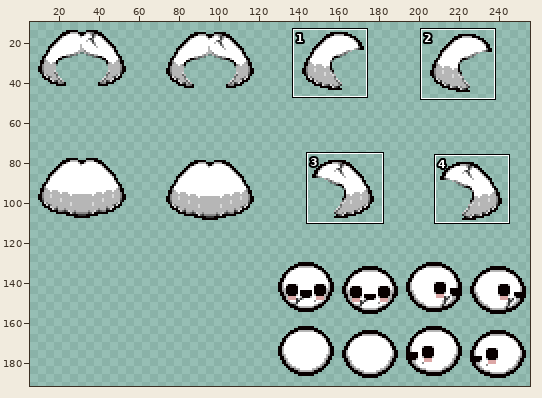
Sprite sheet: resources/gfx/characters/costumes_edith/costume_038x_venus.png. The picture above shows the old version from afar; the outline marks the close-up.
Close-up. Earlier state:
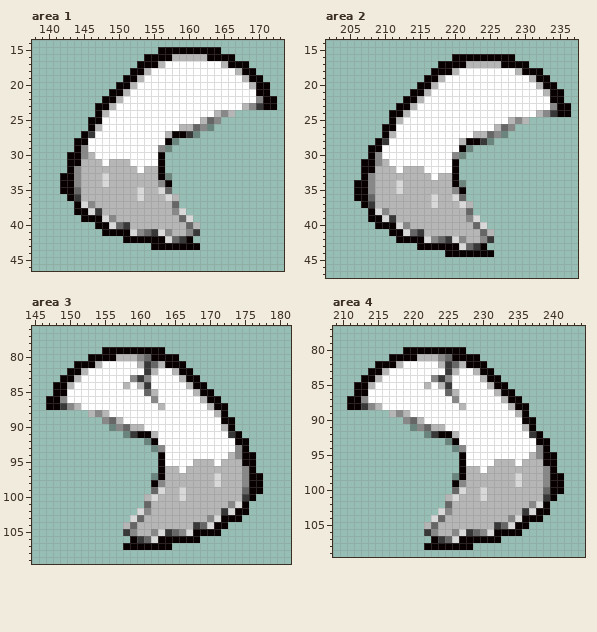
The file is 256x192 pixels. Shown: area 1: x 138..173, y 14..46; area 2: x 202..237, y 14..47; area 3: x 145..181, y 76..109; area 4: x 209..244, y 77..109. The wide view leaves out empty margins.
After the commit:
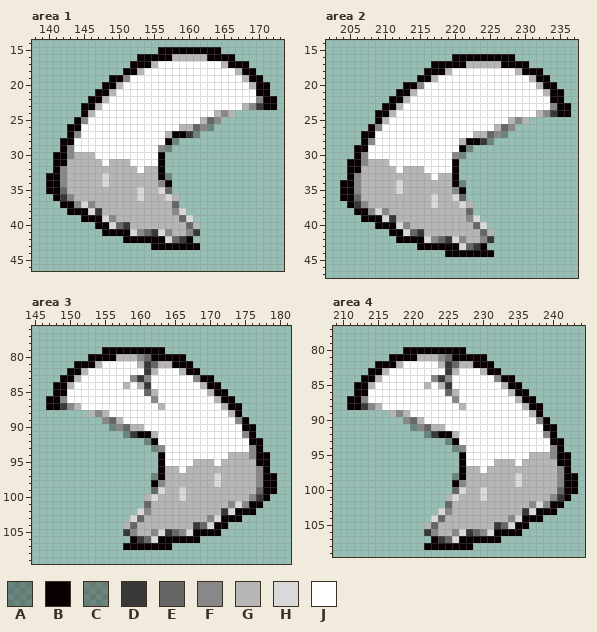
Palette (. is transparent): A #0000004d  B #080000  C #1100004d  D #383838  E #666666  F #888888  G #b6b6b6  H #d9d9d9  J #ffffff
Message: Changes to the Venus costume... so it matches better with the hood
The exact change:
Changed rows in their new state; - is an unchanged pixel.
Area 1:
first column x 140:
16 -------------B---
17 ------------B--GJ
18 -----------B-GJ--
19 ---------BBFJJ---
20 --------BBGJJ----
21 -------BBGJJ-----
22 ------BBGJJ------
23 -----BBGJJ-------
24 -----BGJJ--------
25 ----BFJJ---------
26 ---BBJJJ---------
27 ---BFJJ----------
28 --BBJJ-----------
29 --BFJJ-----------
30 -BBFGG-----------
31 -BBGG------------
32 -BFGG------------
33 BBFGG------------
34 BBFGG------------
35 BBEGG------------
36 -BDFG------------
37 --BBF------------
38 ---B-------------
Area 2:
first column x 204:
17 -------------B---
18 ------------B--GJ
19 -----------B-GJ--
20 ---------BBFJJ---
21 --------BBGJJ----
22 -------BBGJJ-----
23 ------BBGJJ------
24 -----BBGJJ-------
25 -----BGJJ--------
26 ----BFJJ---------
27 ---BBJJJ---------
28 ---BFJJ----------
29 --BBJJ-----------
30 --BFJJ-----------
31 -BBFGG-----------
32 -BBGG------------
33 -BFGG------------
34 BBFGG------------
35 BBFGG------------
36 BBEGG------------
37 -BDFG------------
38 --BBF------------
39 ---B-------------
Area 3:
first column x 162:
 80 ----B-------------
 81 --G--B------------
 82 ---JG-B-----------
 83 ----JJFBB---------
 84 -----JJGBB--------
 85 ------JJGBB-------
 86 -------JJGBB------
 87 --------JJGBB-----
 88 ---------JJGB-----
 89 ----------JJFB----
 90 ----------JJJBB---
 91 -----------JJFB---
 92 ------------JJBB--
 93 C-----------JJFB--
 94 ------------GGFBB-
 95 -------------GGBB-
 96 -------------GGFB-
 97 C------------GGFBB
 98 -------------GGFBB
 99 -------------GGEBB
100 -------------GFDB-
101 -------------FBB--
102 --------------B---
Area 4:
first column x 226:
 81 ----B-------------
 82 --G--B------------
 83 ---JG-B-----------
 84 ----JJFBB---------
 85 -----JJGBB--------
 86 ------JJGBB-------
 87 -------JJGBB------
 88 --------JJGBB-----
 89 ---------JJGB-----
 90 ----------JJFB----
 91 ----------JJJBB---
 92 -----------JJFB---
 93 ------------JJBB--
 94 C-----------JJFB--
 95 ------------GGFBB-
 96 -------------GGBB-
 97 -------------GGFB-
 98 C------------GGFBB
 99 -------------GGFBB
100 -------------GGEBB
101 -------------GFDB-
102 -------------FBB--
103 --------------B---
Boxes around the changes in both close-ups, in picture pixels (x1, y1, x2, y2):
changed: (46, 54, 165, 215)
changed: (340, 61, 459, 222)
changed: (165, 354, 277, 515)
changed: (151, 445, 158, 452)
changed: (151, 473, 158, 480)
changed: (466, 354, 578, 515)
changed: (452, 445, 459, 452)
changed: (452, 473, 459, 480)
